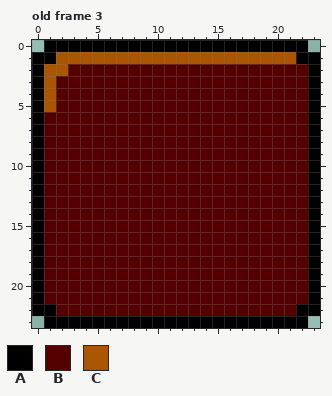
A pixel-art file gets an edit: Assets/interactables.aseprite. The picture above is the old version.
24x24 pixels, 4 frames. Shown: old frame 3. The commit also changed other frames, which this record leaves out.
Palette (. is transparent): A #000000  B #550000  C #aa5500
Pixels before, old frame 3, first column x 0:
 0 .AAAAAAAAAAAAAAAAAAAAAA.
 1 AACCCCCCCCCCCCCCCCCCCCAA
 2 ACCBBBBBBBBBBBBBBBBBBBBA
 3 ACBBBBBBBBBBBBBBBBBBBBBA
 4 ACBBBBBBBBBBBBBBBBBBBBBA
 5 ACBBBBBBBBBBBBBBBBBBBBBA
 6 ABBBBBBBBBBBBBBBBBBBBBBA
 7 ABBBBBBBBBBBBBBBBBBBBBBA
 8 ABBBBBBBBBBBBBBBBBBBBBBA
 9 ABBBBBBBBBBBBBBBBBBBBBBA
10 ABBBBBBBBBBBBBBBBBBBBBBA
11 ABBBBBBBBBBBBBBBBBBBBBBA
12 ABBBBBBBBBBBBBBBBBBBBBBA
13 ABBBBBBBBBBBBBBBBBBBBBBA
14 ABBBBBBBBBBBBBBBBBBBBBBA
15 ABBBBBBBBBBBBBBBBBBBBBBA
16 ABBBBBBBBBBBBBBBBBBBBBBA
17 ABBBBBBBBBBBBBBBBBBBBBBA
18 ABBBBBBBBBBBBBBBBBBBBBBA
19 ABBBBBBBBBBBBBBBBBBBBBBA
20 ABBBBBBBBBBBBBBBBBBBBBBA
21 ABBBBBBBBBBBBBBBBBBBBBBA
22 AABBBBBBBBBBBBBBBBBBBBAA
23 .AAAAAAAAAAAAAAAAAAAAAA.
New version:
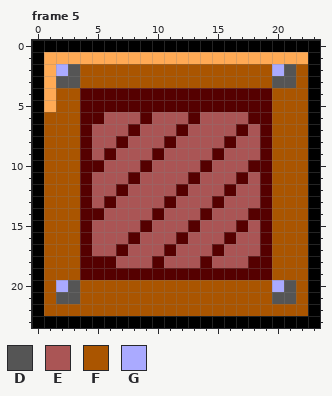
Colours new in this view: D #555555  E #aa5555  F #aa5500  G #aaaaff
A new or re-ordered frame is compared with the old frame closest to it.
The edit:
frames 4 -> 10
colour C: #aa5500 -> #ffaa55
Changed rows in their new state; - is a pixel that keeps its letter.
Frame 5 is new; against old frame 3:
first column x 0:
 0 A----------------------A
 1 -C--------------------C-
 2 --GDFFFFFFFFFFFFFFFFGDF-
 3 --DDFFFFFFFFFFFFFFFFDDF-
 4 --FF----------------FFF-
 5 --FF----------------FFF-
 6 -FFF--EEE-EEE-EEEE--FFF-
 7 -FFF-EEE-EEE-EEEE-E-FFF-
 8 -FFF-EE-EEE-EEEE-EE-FFF-
 9 -FFF-E-EEE-EEEE-EEE-FFF-
10 -FFF--EEE-EEEE-EEE--FFF-
11 -FFF-EEE-EEEE-EEE-E-FFF-
12 -FFF-EE-EEEE-EEE-EE-FFF-
13 -FFF-E-EEEE-EEE-EEE-FFF-
14 -FFF--EEEE-EEE-EEE--FFF-
15 -FFF-EEEE-EEE-EEE-E-FFF-
16 -FFF-EEE-EEE-EEE-EE-FFF-
17 -FFF-EE-EEE-EEE-EEE-FFF-
18 -FFF---EEE-EEE-EEE--FFF-
19 -FFF----------------FFF-
20 -FGDFFFFFFFFFFFFFFFFGDF-
21 -FDDFFFFFFFFFFFFFFFFDDF-
22 -FFFFFFFFFFFFFFFFFFFFFF-
23 A----------------------A
Pixel boxes of the changes (left, top, right, bottom) in both pictures:
changed: (32, 40, 320, 328)
